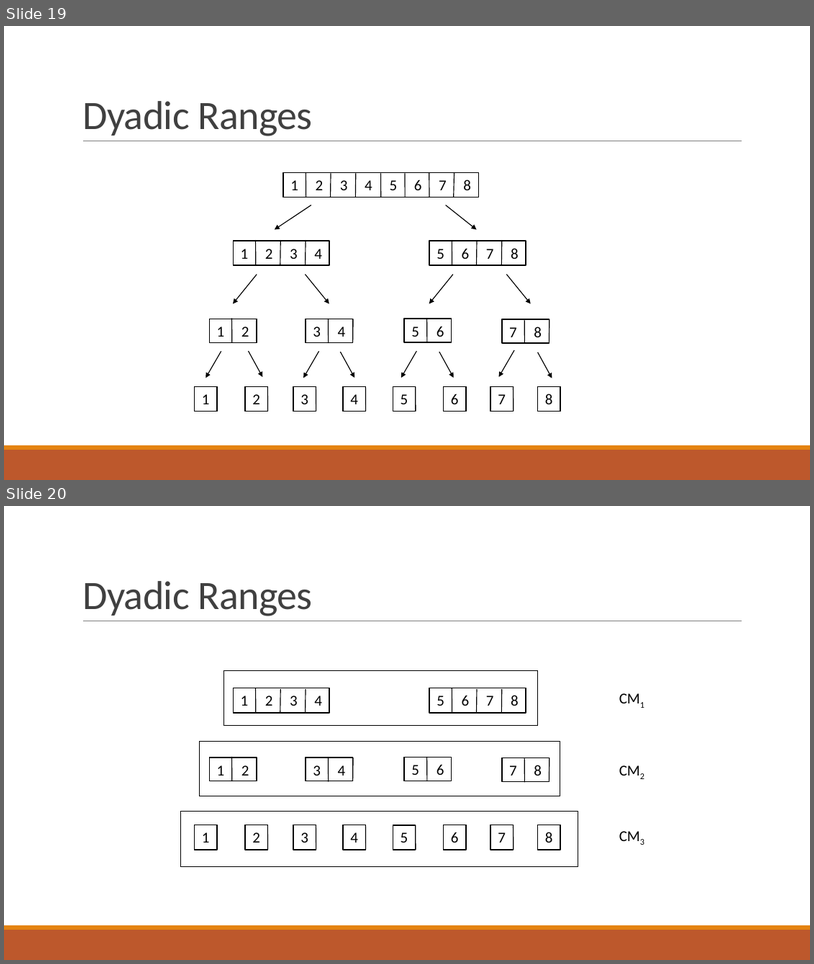
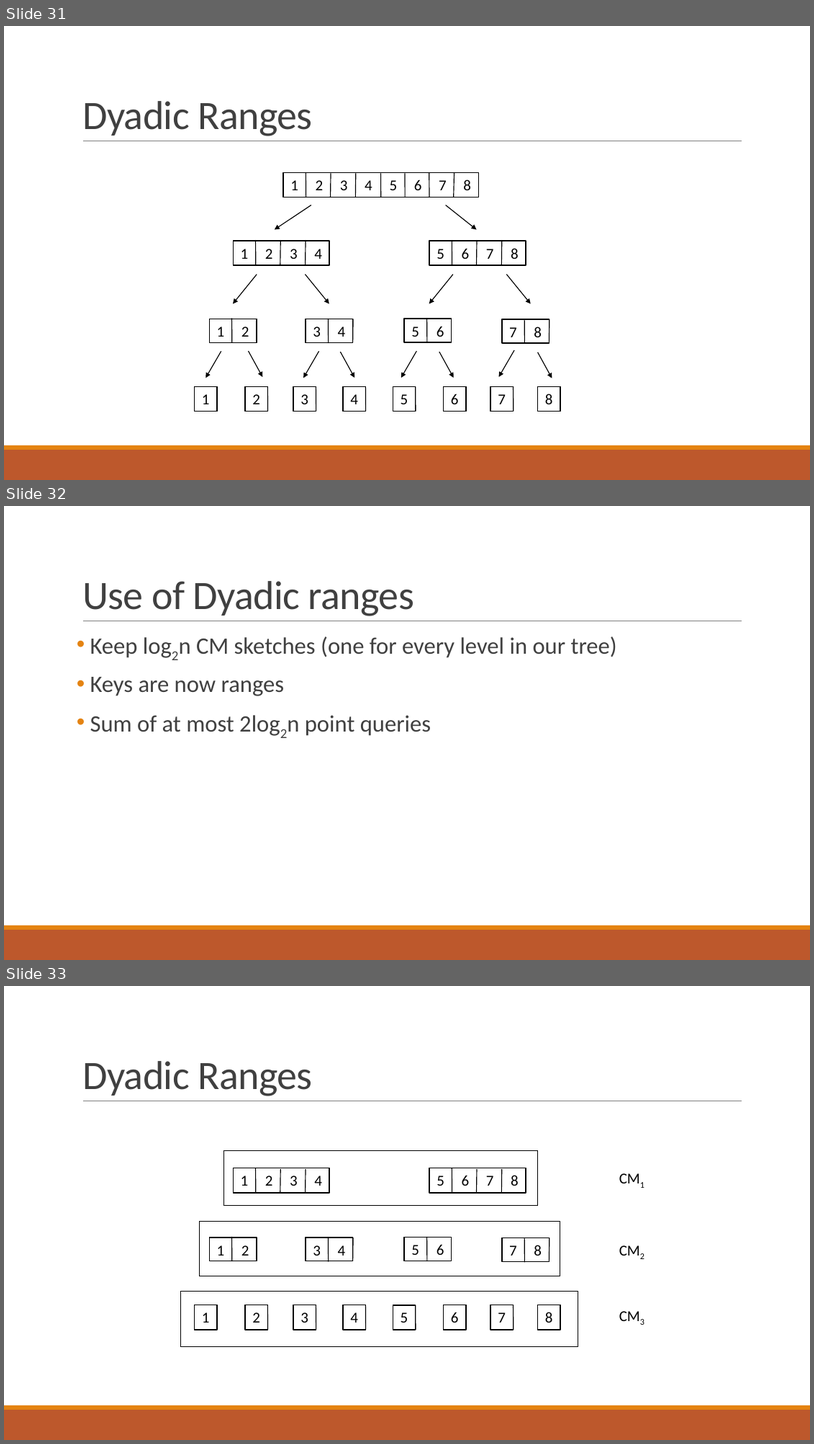
Before and after one commit to ewagner46/count_min_sketch_technical_summary, a slide deck: count_min_sketch_talk_EW.pptx. Shown one above the other, each under a label of ours: slides 19 and 20 before the commit, slides 31, 32 and 33 after it. The pictures are 814x964 and 814x1444 pixels, drawn with LibreOffice and Linux fonts; fonts in the diff are those of the drawing. Boxes give left, top, right and bottom in pixels: in the first picture for what was removed or moved away, otherwise in the second. Text is boxed around its words. In the diff, an @@ line names an element or a change of style, - is before the commit and + after.

Commit message:
range query tex revisions. added ravi and matts slides

```diff
--- a/count_min_sketch_talk_EW.pptx
+++ b/count_min_sketch_talk_EW.pptx
@@ slide 32 added at bbox=[4, 506, 810, 960], background #FFFFFF; not listed: 3 template elements that a slide beside it also shows @@
@@ title added at bbox=[82, 581, 414, 616], 48 pt, text #404040 @@
+Use of Dyadic ranges
@@ text added at bbox=[90, 636, 617, 736], 28 pt, text #404040 @@
+• Keep log2n CM sketches (one for every level in our tree)
+• Keys are now ranges
+• Sum of at most 2log2n point queries
@@ what was slide 19 is now slide 31 @@
@@ what was slide 20 is now slide 33 @@
```
Also in this commit, not shown: 6 slides changed, 12 other slides added, 1 other file.
